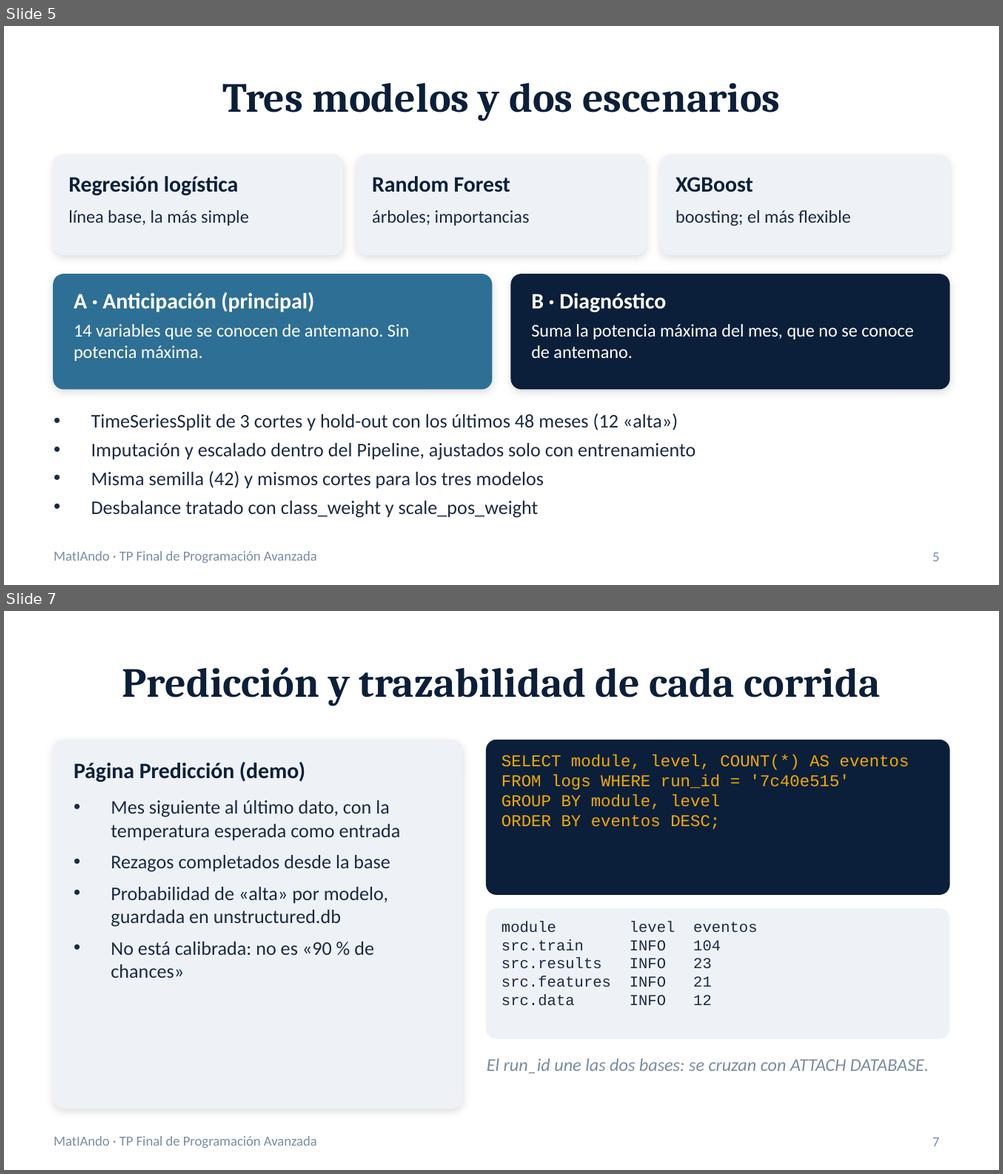
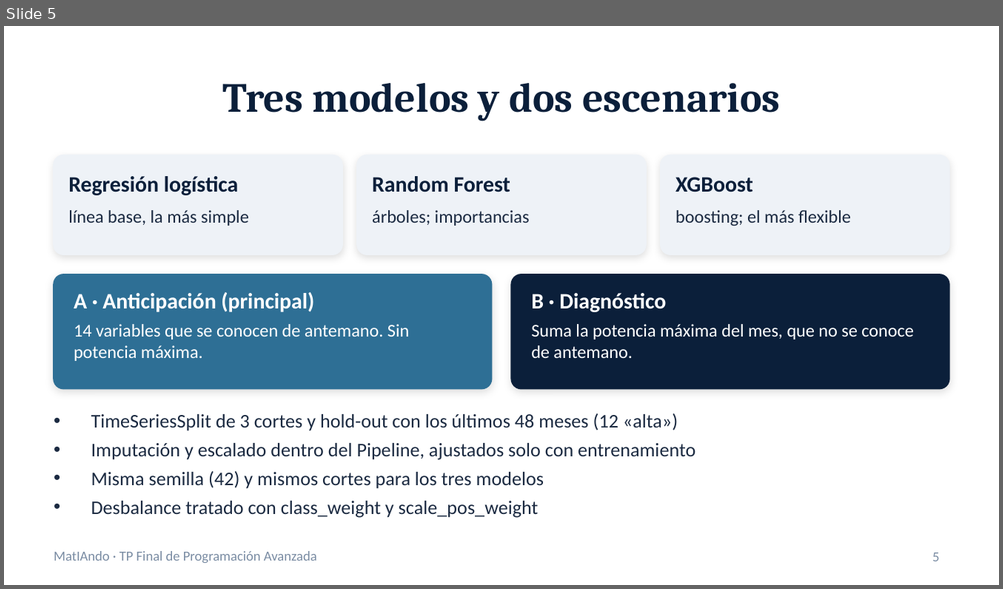
Before and after one commit to rosseab-bit/poject-emergy-demand, a slide deck: docs/presentacion.pptx. Shown one above the other, each under a label of ours: slides 5 and 7 before the commit, slide 5 after it; the slides between them are not shown. The pictures are 1003x1174 and 1003x589 pixels, drawn with LibreOffice and Linux fonts; fonts in the diff are those of the drawing. Boxes give left, top, right and bottom in pixels: in the first picture for what was removed or moved away, otherwise in the second. Text is boxed around its words. In the diff, an @@ line names an element or a change of style, - is before the commit and + after.

```diff
--- a/docs/presentacion.pptx
+++ b/docs/presentacion.pptx
@@ slide 7 removed at (x1=4, y1=611, x2=999, y2=1170), background #FFFFFF; not listed: 1 template element that a slide beside it also shows @@
@@ title removed at (x1=122, y1=667, x2=880, y2=706) @@
-Predicción y trazabilidad de cada corrida
@@ rounded rectangle removed at (x1=54, y1=741, x2=461, y2=1108) @@
@@ rounded rectangle removed at (x1=486, y1=741, x2=949, y2=894) @@
@@ text removed at (x1=74, y1=762, x2=305, y2=782) @@
-Página Predicción (demo)
@@ text removed at (x1=501, y1=755, x2=909, y2=829) @@
-SELECT module, level, COUNT(*) AS eventos
-FROM logs WHERE run_id = '7c40e515'
-GROUP BY module, level
-ORDER BY eventos DESC;
@@ text removed at (x1=111, y1=800, x2=401, y2=978) @@
-• Mes siguiente al último dato, con la temperatura esperada como entrada
-• Rezagos completados desde la base
-• Probabilidad de «alta» por modelo, guardada en unstructured.db
-• No está calibrada: no es «90 % de chances»
@@ rounded rectangle removed at (x1=486, y1=909, x2=949, y2=1039) @@
@@ text removed at (x1=501, y1=921, x2=711, y2=1006) @@
-module level eventos
-src.train INFO 104
-src.results INFO 23
-src.features INFO 21
-src.data INFO 12
@@ text removed at (x1=486, y1=1059, x2=928, y2=1073) @@
-El run_id une las dos bases: se cruzan con ATTACH DATABASE.
@@ page number removed at (x1=932, y1=1138, x2=939, y2=1147) @@
-7
```
Also in this commit, not shown: 2 slides changed, 1 slide added, 2 other files.
